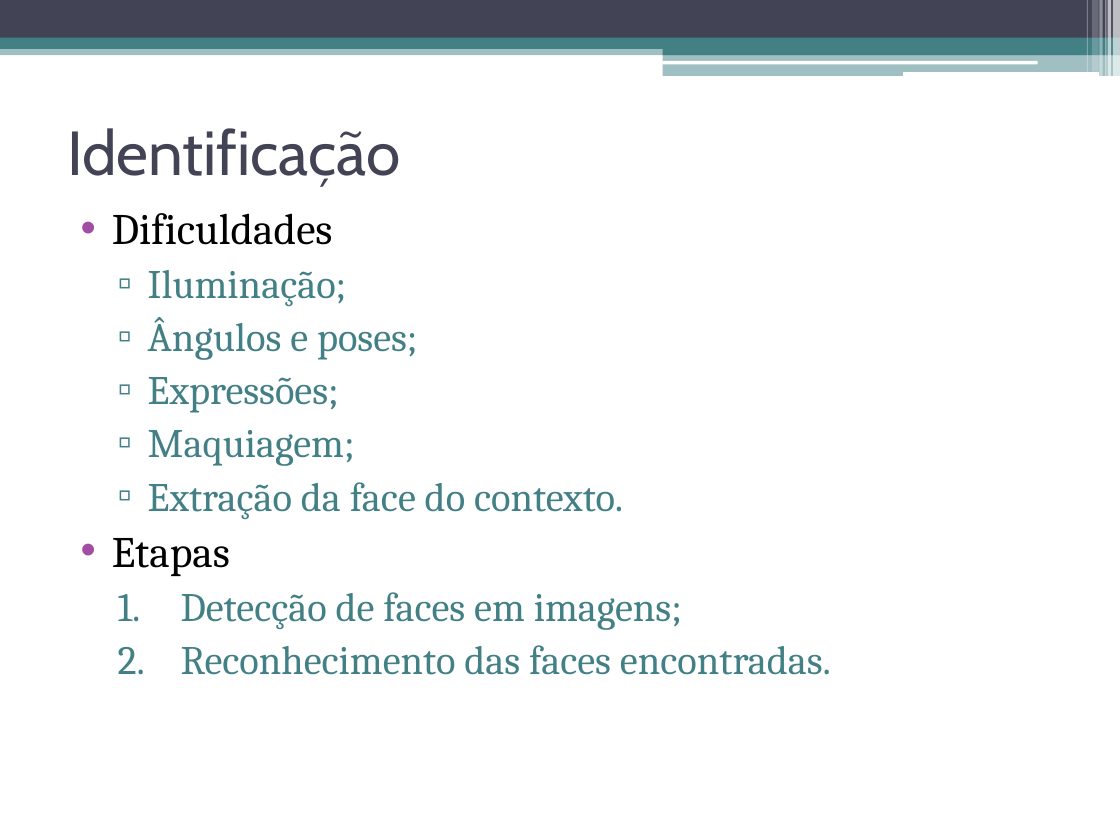
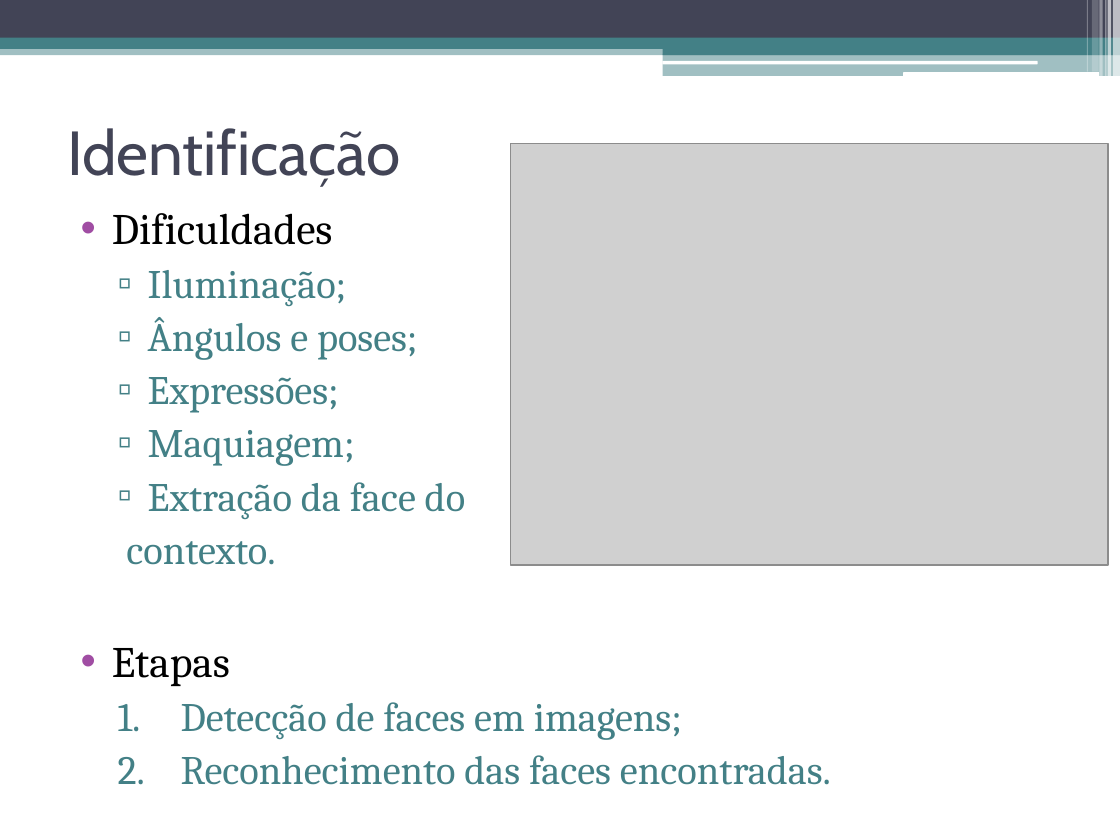
Before and after one commit to talesporto/Artigo-TRUE-SBCUP, a slide deck: slide 10 of apresentacao/ApresentacaoSBCUP.pptx. Drawn at 1120x840 pixels with LibreOffice and Linux fonts; fonts in the diff are those of the drawing; grey boxes stand for pictures. Boxes give left, top, right and bottom in pixels: in the first picture for what was removed or moved away, otherwise in the second. Text is boxed around its words. In the diff, an @@ line names an element or a change of style, - is before the commit and + after.

```diff
--- a/apresentacao/ApresentacaoSBCUP.pptx
+++ b/apresentacao/ApresentacaoSBCUP.pptx
@@ picture added at [511, 143, 1108, 564] @@
@@ text at [126, 482, 465, 565]: text changed @@
-  ▫ Extração da face do contexto.
+  ▫ Extração da face do
+  contexto.
```
Also in this commit, not shown: 9 other slides changed, 1 other file.
